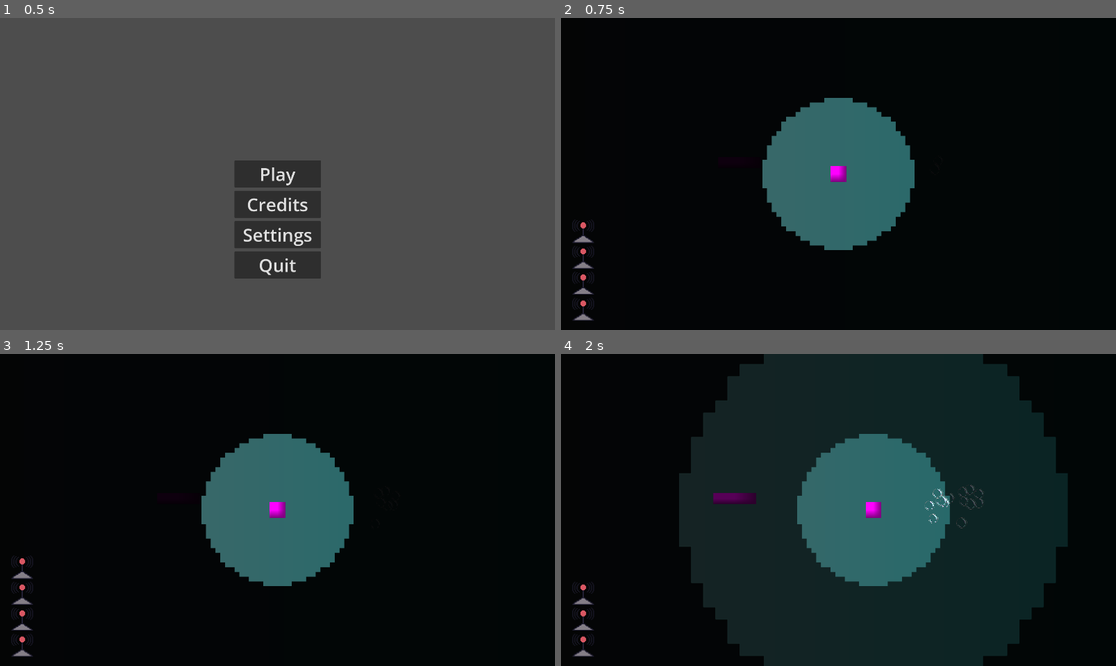
Above: before the commit, frames 1-4 (two rows, left to right).
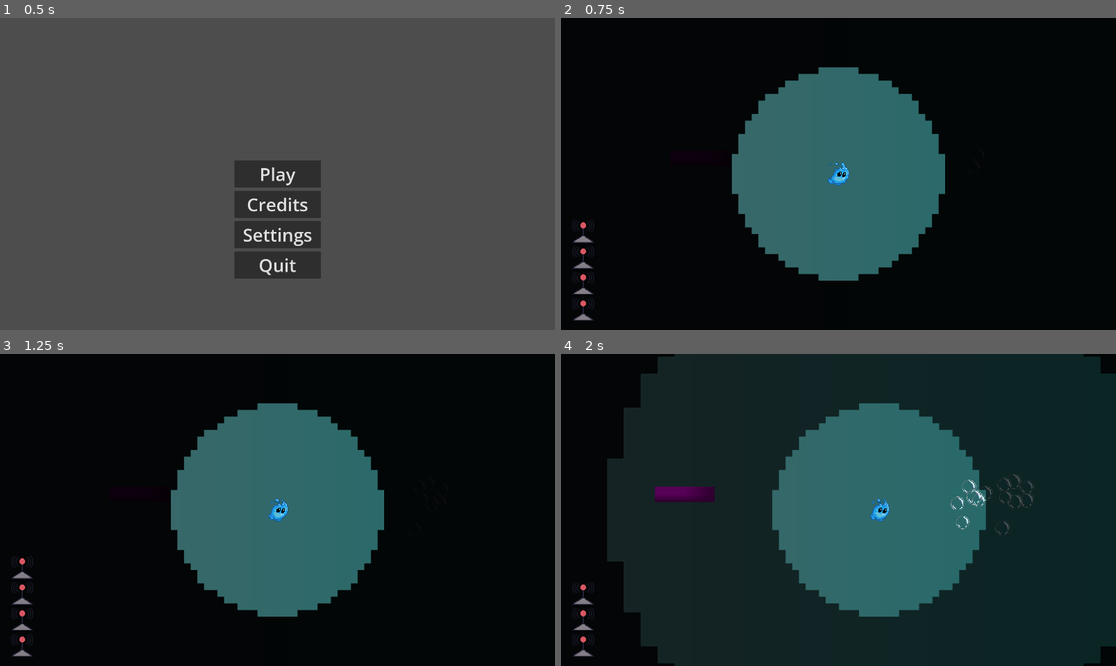
Above: after the commit, the same moments.

Repository: Meemog/LudumDare59
Game: Godot game, scene res://Scenes/main_menu.tscn
Two runs of this game, one before a commit and one after it. Both use one fixed random seed, a clock stepped at 60 frames per second and the inputs below.
Inputs:
- Up to frame 1 (0.5 s): no input
- Up to frame 2 (0.75 s): click "Play" at 0.5 s
- Up to frame 3 (1.25 s): no input
- Up to frame 4 (2 s): hold D (right) from 1.28 s (still down); hold Space (personal_sonar) from 1.28 s (still down)

Frame 1 is identical in both runs. In frame 2, 10% of the frame differs, in the area x 30-70%, y 15-85%; in frame 3, 10%; in frame 4, 38%, in the area x 8-100%, y 0-100%.

Commit message:
Animationsgit add .!

Diff:
--- a/Scenes/player.gd
+++ b/Scenes/player.gd
@@ -36,8 +36,12 @@
 var _num_sonars: int
 var _sonar_sfx: AudioStreamPlayer
 
+# Animation
+var _player_sprite: AnimatedSprite2D
+var _is_stopping: bool = false
+var _facing_right: bool = true
+
 # Dying
-var _player_sprite: Sprite2D
 var _particles: GPUParticles2D
 var _is_dying: bool = false
 var _time_since_died: float = 0
@@ -50,8 +54,10 @@
     _vision_cone = $VisionCone
     _y_start = position.y
 
-    _player_sprite = $PlayerSprite
+    _player_sprite = $AnimatedSprite2D
     _particles = $GPUParticles2D
+
+    _player_sprite.play("swim")
 
     _sonar_cone = $PersonalSonar
     _sonar_sprite = $PersonalSonar/mask
@@ -101,6 +107,20 @@
         movement_direction *= 1/sqrt(2) # WHYY does this work??
     velocity.x = _process_velocity_component(velocity.x, movement_direction.x)
     velocity.y = _process_velocity_component(velocity.y, movement_direction.y)
+
+    if x_scalar == 0 and y_scalar == 0 and _is_stopping == false and velocity.length() != 0:
+        _player_sprite.play("stopping")
+        _is_stopping = true
+    elif _is_stopping and (velocity.length() == 0 or x_scalar != 0 or y_scalar != 0):
+        _player_sprite.play("swim")
+        _is_stopping = false
+
+    if x_scalar > 0 and not _facing_right:
+        _player_sprite.scale.x = abs(_player_sprite.scale.x)
+        _facing_right = true
+    elif x_scalar < 0 and _facing_right:
+        _player_sprite.scale.x = abs(_player_sprite.scale.x) * -1
+        _facing_right = false
 
 func _process_velocity_component(velocity_component, scalar) -> float:
     var component = velocity_component
--- a/Scenes/player.tscn
+++ b/Scenes/player.tscn
@@ -4,6 +4,7 @@
 [ext_resource type="Texture2D" uid="uid://drdnfulfobmle" path="res://Assets/Sprites/VisionCone.png" id="2_cvnsp"]
 [ext_resource type="Shader" uid="uid://c5k7x8lnl0mk2" path="res://Scenes/vision.gdshader" id="2_vgqql"]
 [ext_resource type="Texture2D" uid="uid://crfnm33et8tx" path="res://Assets/Sprites/bubble.png" id="3_6t5aa"]
+[ext_resource type="Texture2D" uid="uid://h17py12wtmut" path="res://Assets/Sprites/sprites1.png" id="4_x3wgy"]
 [ext_resource type="AudioStream" uid="uid://c1d50k27xi3th" path="res://Assets/Sounds/SFX/Submarine SFX Higher.mp3" id="5_fkybt"]
 
 [sub_resource type="RectangleShape2D" id="RectangleShape2D_cvnsp"]
@@ -12,7 +13,60 @@
 [sub_resource type="ShaderMaterial" id="ShaderMaterial_fkybt"]
 shader = ExtResource("2_vgqql")
 
-[sub_resource type="PlaceholderTexture2D" id="PlaceholderTexture2D_6t5aa"]
+[sub_resource type="AtlasTexture" id="AtlasTexture_3smsa"]
+atlas = ExtResource("4_x3wgy")
+region = Rect2(0, 64, 32, 32)
+
+[sub_resource type="AtlasTexture" id="AtlasTexture_8erm5"]
+atlas = ExtResource("4_x3wgy")
+region = Rect2(32, 64, 32, 32)
+
+[sub_resource type="AtlasTexture" id="AtlasTexture_f1ek2"]
+atlas = ExtResource("4_x3wgy")
+region = Rect2(64, 64, 32, 32)
+
+[sub_resource type="AtlasTexture" id="AtlasTexture_tx1dd"]
+atlas = ExtResource("4_x3wgy")
+region = Rect2(0, 0, 32, 32)
+
+[sub_resource type="AtlasTexture" id="AtlasTexture_gymyn"]
+atlas = ExtResource("4_x3wgy")
+region = Rect2(32, 0, 32, 32)
+
+[sub_resource type="AtlasTexture" id="AtlasTexture_pu2lt"]
+atlas = ExtResource("4_x3wgy")
+region = Rect2(64, 0, 32, 32)
+
+[sub_resource type="SpriteFrames" id="SpriteFrames_ukyrk"]
+animations = [{
+"frames": [{
+"duration": 1.0,
+"texture": SubResource("AtlasTexture_3smsa")
+}, {
+"duration": 1.0,
+"texture": SubResource("AtlasTexture_8erm5")
+}, {
+"duration": 1.0,
+"texture": SubResource("AtlasTexture_f1ek2")
+}],
+"loop": true,
+"name": &"stopping",
+"speed": 5.0
+}, {
+"frames": [{
+"duration": 1.0,
+"texture": SubResource("AtlasTexture_tx1dd")
+}, {
+"duration": 1.0,
+"texture": SubResource("AtlasTexture_gymyn")
+}, {
+"duration": 1.0,
+"texture": SubResource("AtlasTexture_pu2lt")
+}],
+"loop": true,
+"name": &"swim",
+"speed": 4.0
+}]
 
 [sub_resource type="ParticleProcessMaterial" id="ParticleProcessMaterial_vgqql"]
 lifetime_randomness = 0.2
@@ -50,9 +104,13 @@
 scale = Vector2(1.65, 1.65)
 texture = ExtResource("2_cvnsp")
 
-[node name="PlayerSprite" type="Sprite2D" parent="." unique_id=783650939]
-scale = Vector2(53.5, 53.5)
-texture = SubResource("PlaceholderTexture2D_6t5aa")
+[node name="AnimatedSprite2D" type="AnimatedSprite2D" parent="." unique_id=1504400235]
+texture_filter = 1
+position = Vector2(2.3841858e-07, 0)
+scale = Vector2(1.875, 1.875)
+sprite_frames = SubResource("SpriteFrames_ukyrk")
+animation = &"swim"
+frame_progress = 0.5031789
 
 [node name="GPUParticles2D" type="GPUParticles2D" parent="." unique_id=548458929]
 emitting = false
@@ -64,6 +122,7 @@
 process_material = SubResource("ParticleProcessMaterial_vgqql")
 
 [node name="Camera2D" type="Camera2D" parent="." unique_id=866912497]
+zoom = Vector2(1.4, 1.4)
 process_callback = 0
 position_smoothing_enabled = true
 drag_horizontal_enabled = true
Binary file added: Assets/Sprites/sprites1.png
Not shown, added: Assets/Sprites/sprites1.png.import
